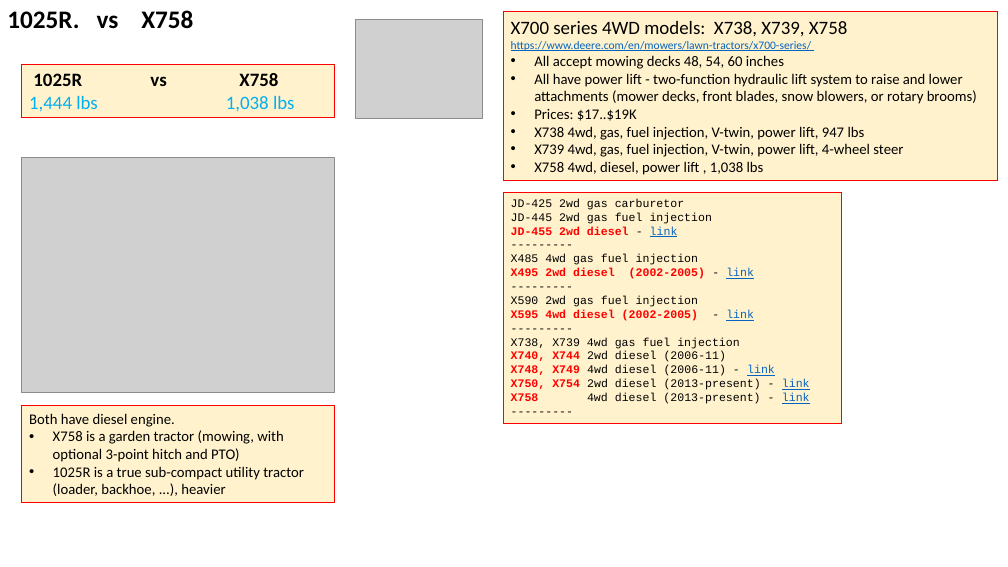
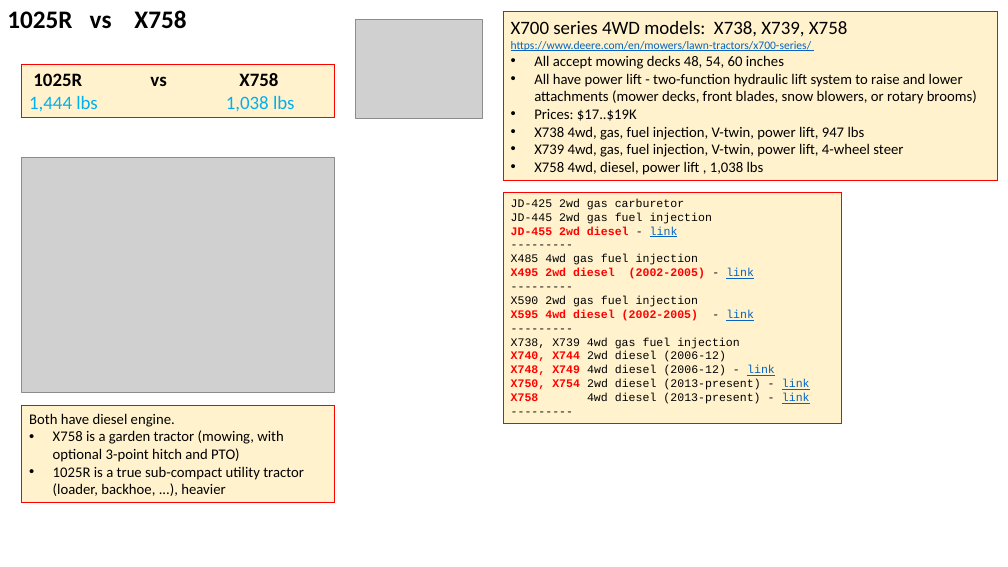
Before and after one commit to lselector/misc_farm, a slide deck: slide 3 of tractor_jd_1025r_X738.pptx. Drawn at 1008x567 pixels with LibreOffice and Linux fonts; fonts in the diff are those of the drawing; grey boxes stand for pictures. Boxes give left, top, right and bottom in pixels: in the first picture for what was removed or moved away, otherwise in the second. Text is boxed around its words. In the diff, an @@ line names an element or a change of style, - is before the commit and + after.

```diff
--- a/tractor_jd_1025r_X738.pptx
+++ b/tractor_jd_1025r_X738.pptx
@@ text at (x1=7, y1=10, x2=186, y2=29): text changed @@
-1025R. vs X758
+1025R vs X758
@@ text in rectangle at (x1=511, y1=351, x2=775, y2=376): text changed @@
-X740, X744 2wd diesel (2006-11)
-X748, X749 4wd diesel (2006-11) - link
+X740, X744 2wd diesel (2006-12)
+X748, X749 4wd diesel (2006-12) - link
```
Also in this commit, not shown: 1 other slide changed, 1 slide removed, 1 other file.
